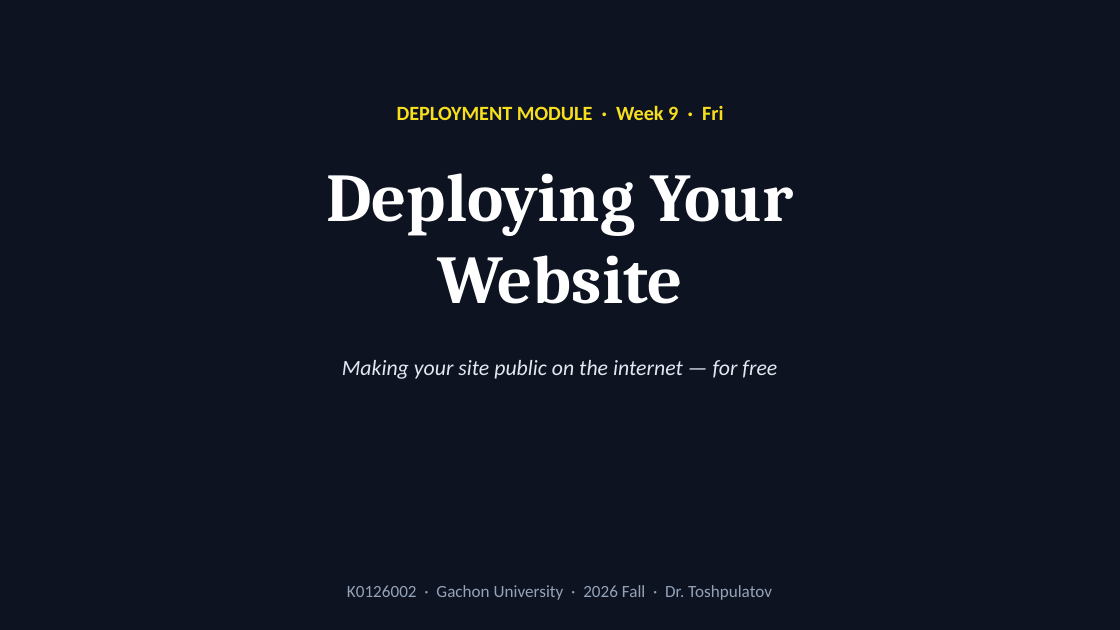
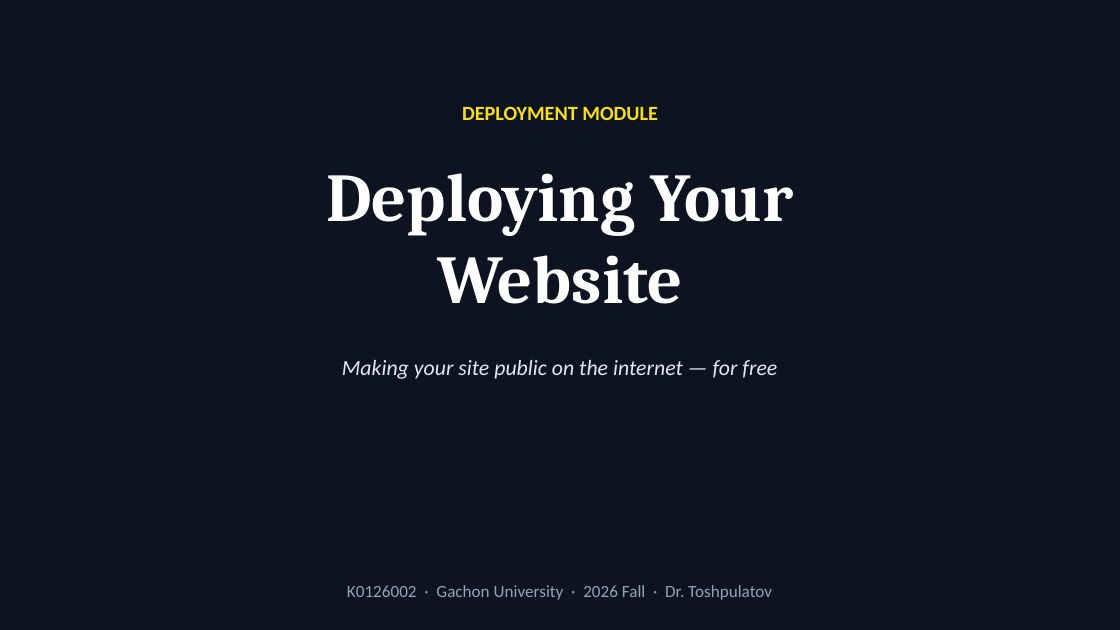
Before and after one commit to muxiddin19/WebPro, a slide deck: slide 1 of week9/WebPro_Week9_Fri_Deployment_v2.pptx. Drawn at 1120x630 pixels with LibreOffice and Linux fonts; fonts in the diff are those of the drawing. Boxes give left, top, right and bottom in pixels: in the first picture for what was removed or moved away, otherwise in the second. Text is boxed around its words. In the diff, an @@ line names an element or a change of style, - is before the commit and + after.

```diff
--- a/week9/WebPro_Week9_Fri_Deployment_v2.pptx
+++ b/week9/WebPro_Week9_Fri_Deployment_v2.pptx
@@ text at (462,106,658,120): text changed @@
-DEPLOYMENT MODULE · Week 9 · Fri
+DEPLOYMENT MODULE
```
Also in this commit, not shown: 2 other slides changed, 1 other file.
